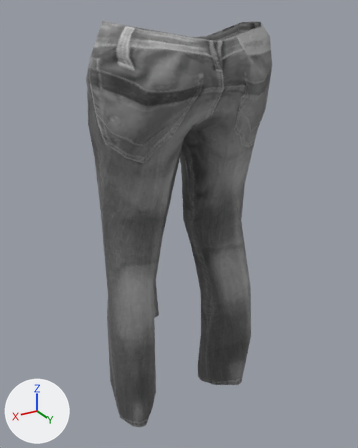
Before and after pictures for a commit that changed the glTF model public/models/doll/bottom-straight-jeans-lo.glb.
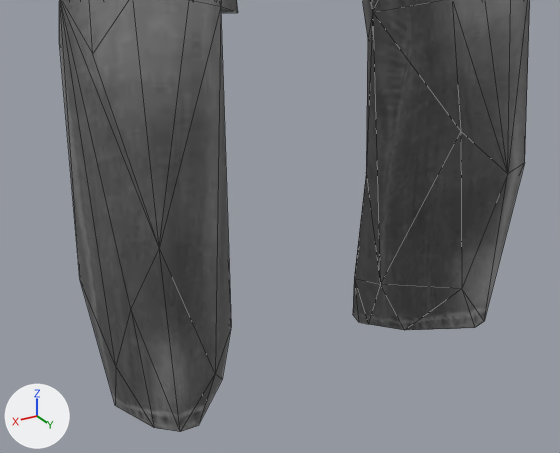
Old and new are each drawn whole from a camera (50 mm lens) standing at (0.542, 0.867, 1.002) and looking at (0.003, -0.032, 0.552) and again close up from a camera (50 mm lens) standing at (0.329, 0.475, 0.438) and looking at (0.088, 0.074, 0.238). Lighting does not change. The marker at lower left points along +X, +Y and +Z. The last two pictures show the newer version. The close-ups show mesh edges as thin lines. Vertices at exactly the same position are counted once.

Names of what the first close-up shows: 'Bottom_straight-jeans'.
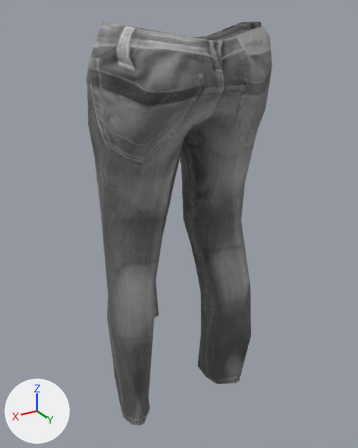
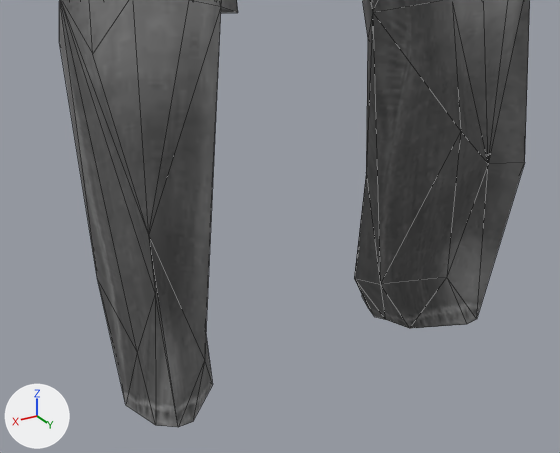
The newer file adds a shape key; the second version is drawn at full value of the shape key 'in_sneakers' of 'Bottom_straight-jeans', and the change is written as the vertex moves it makes.

Boxes [x1, y1, x2, y2] around the edits, measured in the close-ups (560 x 453 px; the box of a moved part takes in the faces that stretch with it):
'Bottom_straight-jeans', reshaped
    before: [59, 0, 530, 432]
    after: [59, 0, 530, 427]
part 1 of me_top_white_tee_001, moved or reshaped
    before: [59, 0, 231, 432]
    after: [59, 0, 221, 427]
part 2 of me_top_white_tee_001, moved or reshaped
    before: [353, 0, 530, 330]
    after: [355, 0, 530, 329]

What changed in the scene script:
```text
Change me_top_white_tee_001:
    remove me_top_white_tee_001.from_pydata(...)  # 187 vertices, 342 faces; spans x -0.199..0.203, y -0.141..0.114, z 0.05..0.985
    add me_top_white_tee_001.from_pydata(...)  # 187 vertices, 342 faces; spans x -0.199..0.203, y -0.141..0.114, z 0.051..0.985
    me_top_white_tee_001 part 1
    me_top_white_tee_001.vertices[55].co: (0.082, -0.012, 0.117) -> (0.105, -0.015, 0.119)  # pixel (231, 326) -> not seen
    me_top_white_tee_001.vertices[57].co: (0.085, -0.047, 0.116) -> (0.092, -0.043, 0.115)
    me_top_white_tee_001.vertices[58].co: (0.093, -0.052, 0.21) -> (0.108, -0.037, 0.208)
    me_top_white_tee_001.vertices[59].co: (0.091, -0.015, 0.067) -> (0.099, -0.016, 0.065)  # pixel (222, 379) -> pixel (212, 384)
    me_top_white_tee_001.vertices[60].co: (0.093, -0.05, 0.059) -> (0.099, -0.05, 0.059)
    me_top_white_tee_001.vertices[61].co: (0.121, 0.035, 0.112) -> (0.12, 0.017, 0.114)  # pixel (215, 373) -> pixel (204, 359)
    me_top_white_tee_001.vertices[62].co: (0.137, 0.036, 0.073) -> (0.138, 0.029, 0.072)  # pixel (198, 425) -> pixel (192, 421)
    me_top_white_tee_001.vertices[63].co: (0.151, 0.036, 0.073) -> (0.15, 0.029, 0.072)  # pixel (180, 431) -> pixel (178, 427)
    me_top_white_tee_001.vertices[64].co: (0.161, 0.045, 0.228) -> (0.161, 0.026, 0.23)  # pixel (159, 247) -> pixel (148, 234)
    me_top_white_tee_001.vertices[65].co: (0.178, 0.027, 0.18) -> (0.157, 0.019, 0.182)  # pixel (130, 308) -> pixel (155, 293)
    me_top_white_tee_001.vertices[66].co: (0.167, 0.025, 0.075) -> (0.165, 0.021, 0.074)  # pixel (154, 427) -> pixel (155, 425)
    me_top_white_tee_001.vertices[67].co: (0.185, 0.003, 0.122) -> (0.164, -0.006, 0.123)  # pixel (115, 366) -> pixel (137, 351)
    me_top_white_tee_001.vertices[68].co: (0.181, -0.022, 0.071) -> (0.172, -0.021, 0.068)  # pixel (115, 405) -> pixel (125, 405)
    me_top_white_tee_001.vertices[69].co: (0.193, -0.036, 0.178) -> (0.182, -0.03, 0.179)  # pixel (79, 279) -> pixel (97, 278)
    me_top_white_tee_001.vertices[88].co: (0.123, -0.07, 0.126) -> (0.124, -0.06, 0.126)
    me_top_white_tee_001.vertices[89].co: (0.118, -0.075, 0.067) -> (0.116, -0.077, 0.068)
    me_top_white_tee_001.vertices[90].co: (0.139, -0.07, 0.074) -> (0.142, -0.077, 0.077)
    me_top_white_tee_001.vertices[91].co: (0.183, -0.06, 0.177) -> (0.174, -0.056, 0.178)  # not seen -> pixel (95, 264)
    me_top_white_tee_001 part 2
    me_top_white_tee_001.vertices[118].co: (-0.08, -0.066, 0.054) -> (-0.1, -0.066, 0.055)  # pixel (352, 314) -> pixel (368, 308)
    me_top_white_tee_001.vertices[119].co: (-0.081, -0.057, 0.05) -> (-0.1, -0.056, 0.051)  # pixel (358, 322) -> pixel (374, 316)
    me_top_white_tee_001.vertices[122].co: (-0.147, -0.073, 0.063) -> (-0.15, -0.076, 0.065)
    me_top_white_tee_001.vertices[126].co: (-0.175, -0.032, 0.068) -> (-0.172, -0.032, 0.067)
    me_top_white_tee_001.vertices[128].co: (-0.175, -0.004, 0.074) -> (-0.172, -0.004, 0.073)
    me_top_white_tee_001.vertices[130].co: (-0.155, 0.036, 0.075) -> (-0.153, 0.028, 0.074)  # pixel (484, 321) -> pixel (476, 319)
    me_top_white_tee_001.vertices[140].co: (-0.144, 0.052, 0.226) -> (-0.144, 0.029, 0.228)  # pixel (507, 173) -> pixel (488, 163)
    me_top_white_tee_001.vertices[180].co: (-0.121, 0.037, 0.118) -> (-0.12, 0.018, 0.121)  # pixel (461, 288) -> pixel (446, 277)
    me_top_white_tee_001.vertices[181].co: (-0.14, 0.039, 0.074) -> (-0.14, 0.029, 0.072)  # pixel (474, 327) -> pixel (466, 324)
    me_top_white_tee_001.vertices[182].co: (-0.093, -0.003, 0.064) -> (-0.1, -0.004, 0.063)  # pixel (404, 330) -> pixel (409, 328)
    me_top_white_tee_001.vertices[184].co: (-0.078, -0.039, 0.057) -> (-0.098, -0.038, 0.057)  # pixel (368, 324) -> pixel (385, 319)
```
